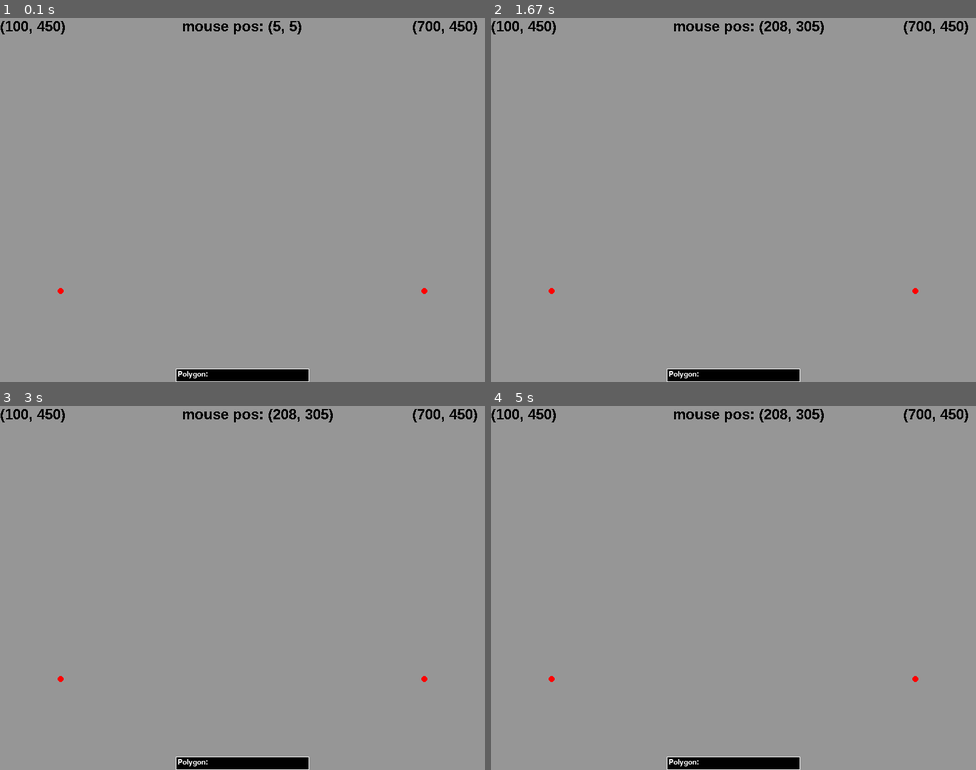
Above: before the commit, frames 1-4 (two rows, left to right).
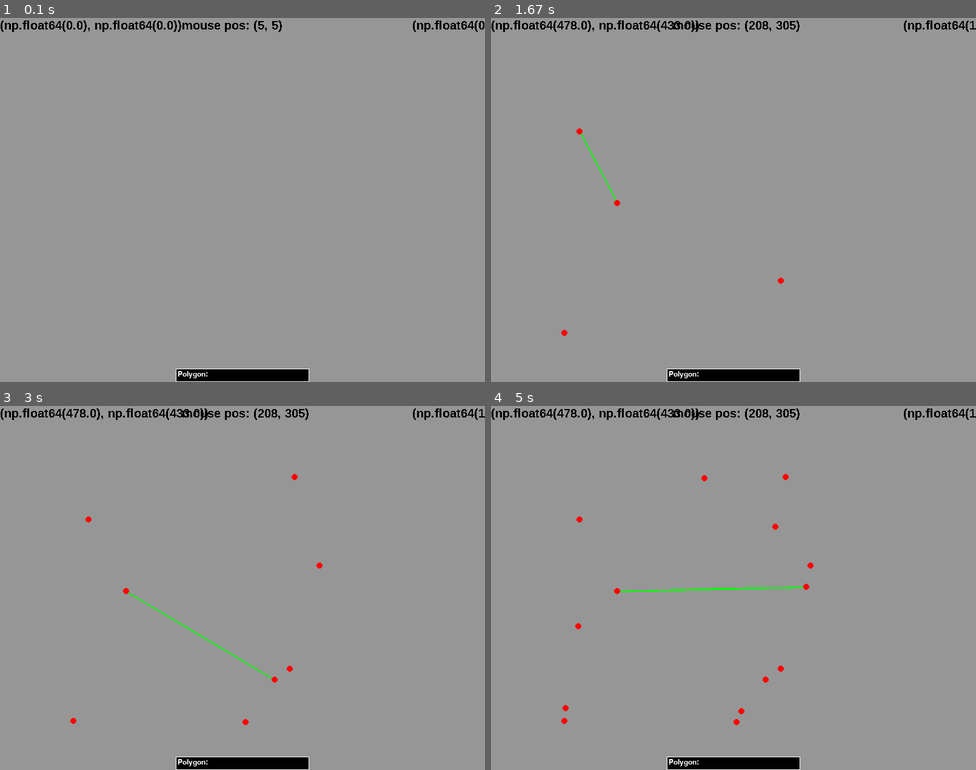
Above: after the commit, the same moments.

Repository: WEI-LI-666/Mutimedia-Project-and-Homework
Game: pygame game, started from Fractal_Pygame.py
Same seed, same stepped clock (60 frames per second), same inputs: the game is played once before the commit and once after it. The source is Python 2; it was converted automatically to run under Python 3.
Inputs (mouse positions are in pixels of both pictures, inside the frame that each line leads up to):
- Up to frame 1 (0.1 s): no input
- Up to frame 2 (1.67 s): press the mouse at (617, 203) at 0.37 s; move the mouse to (699, 243) at 0.47 s; release the mouse at (782, 280) at 0.6 s; hold Backspace 0.67-1.13 s; click (563, 331) at 0.75 s; press the mouse at (617, 203) at 1.25 s; move the mouse to (597, 167) at 1.35 s; release the mouse at (578, 130) at 1.48 s; press the mouse at (617, 203) at 1.58 s
- Up to frame 3 (3 s): move the mouse to (223, 577) at 1.68 s; release the mouse at (320, 566) at 1.82 s; press the mouse at (126, 591) at 1.92 s; move the mouse to (184, 657) at 2.02 s; release the mouse at (247, 722) at 2.15 s; press the mouse at (126, 591) at 2.25 s; move the mouse to (208, 533) at 2.35 s; release the mouse at (295, 478) at 2.48 s; press the mouse at (126, 591) at 2.58 s; move the mouse to (198, 635) at 2.68 s; release the mouse at (276, 679) at 2.82 s; press the mouse at (126, 591) at 2.92 s
- Up to frame 4 (5 s): move the mouse to (660, 533) at 3.02 s; release the mouse at (704, 478) at 3.15 s; press the mouse at (617, 591) at 3.25 s; move the mouse to (694, 558) at 3.35 s; release the mouse at (777, 526) at 3.48 s; press the mouse at (617, 591) at 3.58 s; move the mouse to (680, 649) at 3.68 s; release the mouse at (743, 711) at 3.82 s; press the mouse at (617, 591) at 3.92 s; move the mouse to (592, 649) at 4.02 s; release the mouse at (563, 708) at 4.15 s; press the mouse at (617, 591) at 4.25 s; move the mouse to (597, 609) at 4.35 s; release the mouse at (578, 624) at 4.48 s; press the mouse at (617, 591) at 4.58 s; move the mouse to (714, 588) at 4.68 s; release the mouse at (806, 588) at 4.82 s; press the mouse at (617, 591) at 4.92 s

The runs differ from the first frame. In frame 1, 1.0% of the frame differs, in the area x 0-100%, y 0-76%; in frame 2, 1.2%; in frame 3, 1.3%; in frame 4, 1.5%, in the area x 0-100%, y 0-88%.

Commit message:
code update

Diff:
--- a/Fractal_Pygame.py
+++ b/Fractal_Pygame.py
@@ -15,7 +15,6 @@
 mouse_pos = pygame.mouse.get_pos()
 diameter=5
 mouse_pressed=0
-sel = []
 sel1=0
 sel2=0
 count=0
@@ -25,11 +24,10 @@
 L_entered = 0
 
 n = 2
-for i in range(n):
-    sel.append(0)
-
-coorArrX = [100, 700]
-coorArrY = [450, 450]
+sel = np.zeros(n)
+coorArrX = np.zeros(n)
+coorArrY = np.zeros(n)
+pol = np.zeros(n, int)
 
 def display_box(window, text):
     font = pygame.font.Font(None, 18)
@@ -57,7 +55,7 @@
         polygon = 1
     if polygon == 1 or level == 0:
         pygame.draw.line(window, green, [x1, y1], [x2,y2], 2)
-    p = np.zeros((polygon, 2))
+    p = np.zeros((polygon, 2), int)
     angle = (polygon - 2) * 180.
     in_angle = float(angle / polygon)
     fix_angle = in_angle
@@ -117,18 +115,36 @@
             gameLoop = False
         if (event.type == pygame.MOUSEBUTTONDOWN):
             mouse_pressed=1
+            if count >= 2:
+                coorArrX = np.append(coorArrX, [0])
+                coorArrY = np.append(coorArrY, [0])
+                sel = np.append(sel, [0])
+                pol = np.append(pol, [0])
+            coorArrX[count] = mouse_pos[0]
+            coorArrY[count] = mouse_pos[1]
+            count += 1
         if (event.type == pygame.MOUSEBUTTONUP):
             mouse_pressed=-1
         if event.type == pygame.KEYDOWN:
             if event.key == pygame.K_BACKSPACE:
                 textP = textP[0:-1]
+                P_entered = 0
             elif event.key == pygame.K_RETURN or event.key == pygame.K_KP_ENTER:
                 P_entered = 1
                 break
             else:
                 textP += event.unicode.encode("ascii")
 
-    if abs(get_distance(coorArrX[0],coorArrY[0],mouse_pos[0],mouse_pos[1])) < diameter:
+    for i in range(count):
+        if abs(get_distance(coorArrX[i],coorArrY[i],mouse_pos[0],mouse_pos[1])) < diameter:
+            if mouse_pressed:
+                sel[i]=1
+        if sel[i]==1:
+            coorArrX[i], coorArrY[i] = mouse_pos
+            if mouse_pressed == -1:
+                sel[i]=0
+
+    '''if abs(get_distance(coorArrX[0],coorArrY[0],mouse_pos[0],mouse_pos[1])) < diameter:
         if mouse_pressed:
             sel[0]=1
     if abs(get_distance(coorArrX[1],coorArrY[1],mouse_pos[0],mouse_pos[1])) < diameter:
@@ -141,9 +157,9 @@
     if sel[1]==1:
         coorArrX[1], coorArrY[1] = mouse_pos
         if mouse_pressed ==-1 :
-            sel[1]=0
+            sel[1]=0'''
 
-    mfont = pygame.font.SysFont('Arial', 24, 1)
+    mfont = pygame.font.SysFont('Arial', 20, 1)
     pt1 = mfont.render(str((coorArrX[0], coorArrY[0])), 0, (0, 0, 0))
     pt2 = mfont.render(str((coorArrX[1], coorArrY[1])), 0, (0, 0, 0))
     m = mfont.render("mouse pos: " + str((mouse_pos[0],mouse_pos[1])), 0, (0, 0, 0))
@@ -155,18 +171,20 @@
 
     if P_entered == 1:
         if textP != None and len(textP) != 0:
-            if int(textP) > 10:
+            pol[count-1] = int(textP)
+            if pol[count-1] > 10:
                 textP = "10"
-            Fractal(coorArrX[0], coorArrY[0], coorArrX[1], coorArrY[1], int(textP), 2)
-            #P_entered = 0
+                pol[count-1] = 10
+    for i in range(count):
+        Fractal(coorArrX[count-2], coorArrY[count-2], coorArrX[count-1], coorArrY[count-1], pol[count-1], 2)
 
-    for p in range(n):
+    for p in range(count):
         x = coorArrX[p]
         y = coorArrY[p]
         try:
-            pygame.draw.circle(window, red, (x, y), diameter, 0)
+            pygame.draw.circle(window, red, (int(x), int(y)), diameter, 0)
         except:
             pass
-
+    print count
     pygame.display.flip()
 pygame.quit()
